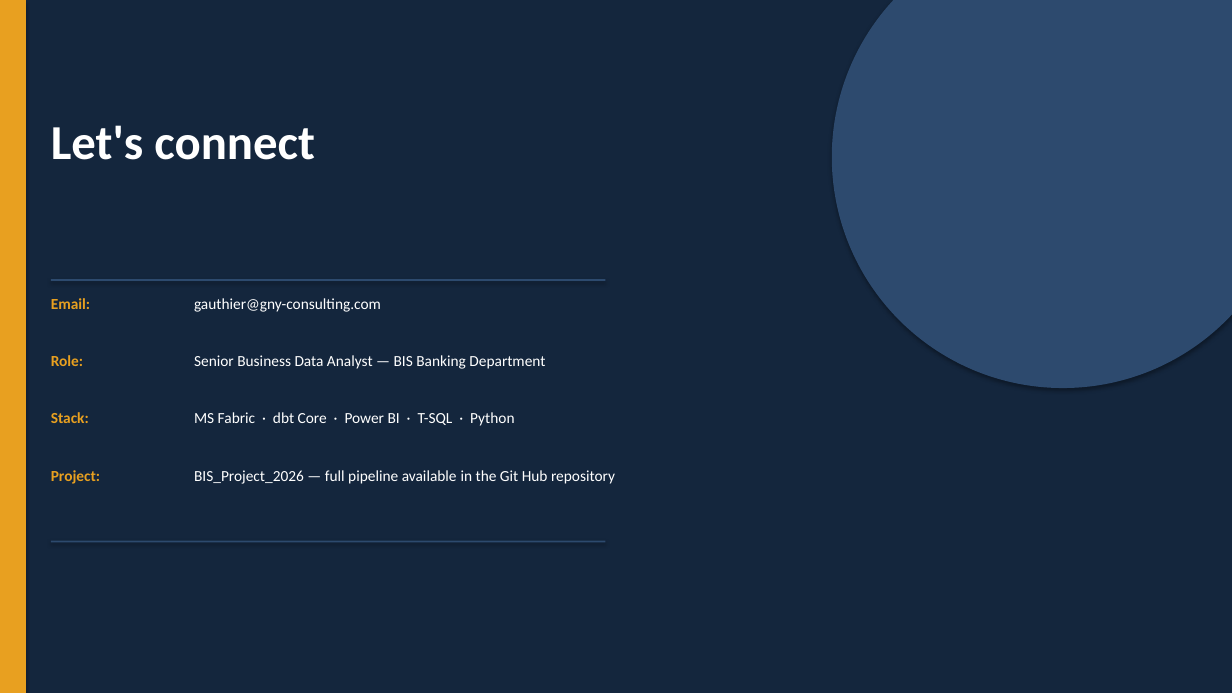
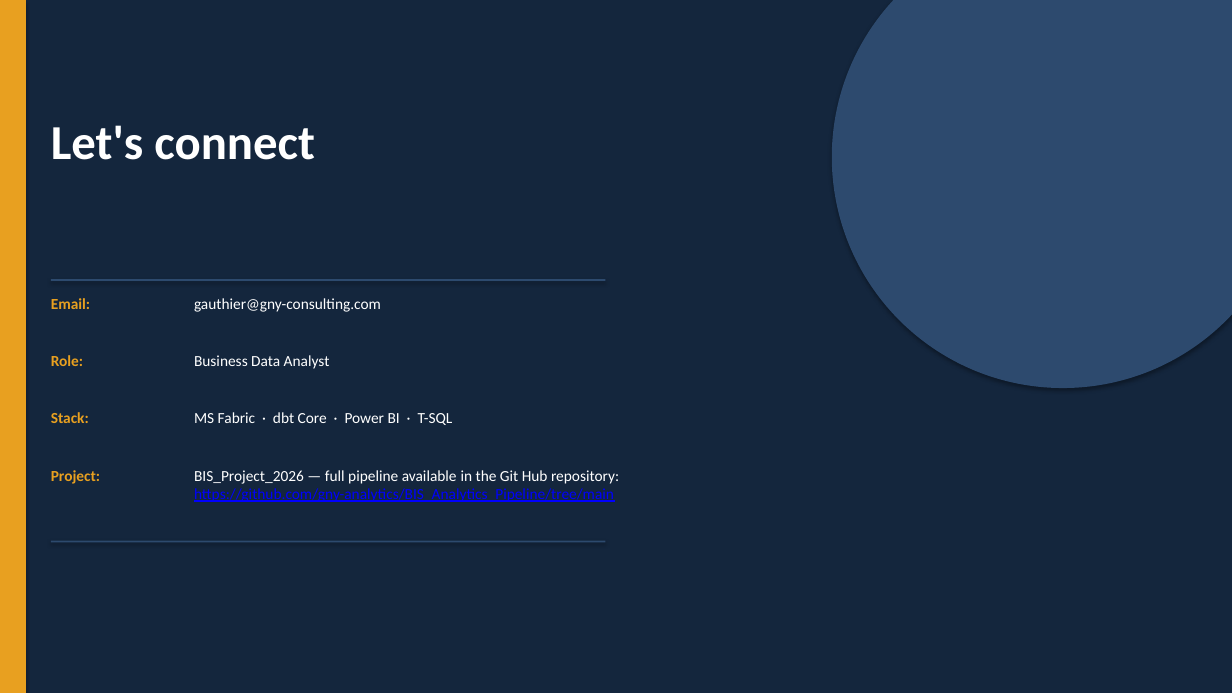
Before and after one commit to gauthiny-glitch/BIS_Analytics_Pipeline, a slide deck: slide 11 of docs/BIS_Portfolio_Deck.pptx. Drawn at 1232x693 pixels with LibreOffice and Linux fonts; fonts in the diff are those of the drawing. Boxes give left, top, right and bottom in pixels: in the first picture for what was removed or moved away, otherwise in the second. Text is boxed around its words. In the diff, an @@ line names an element or a change of style, - is before the commit and + after.

Commit message:
Update last slide

```diff
--- a/docs/BIS_Portfolio_Deck.pptx
+++ b/docs/BIS_Portfolio_Deck.pptx
@@ text at bbox=[194, 355, 330, 369]: text changed @@
-Senior Business Data Analyst — BIS Banking Department
+Business Data Analyst
@@ text at bbox=[194, 412, 453, 425]: text changed @@
-MS Fabric · dbt Core · Power BI · T-SQL · Python
+MS Fabric · dbt Core · Power BI · T-SQL
@@ text at bbox=[194, 470, 619, 502]: text changed; text colour #FFFFFF to #0000FF @@
-BIS_Project_2026 — full pipeline available in the Git Hub repository
+BIS_Project_2026 — full pipeline available in the Git Hub repository:
+https://github.com/gny-analytics/BIS_Analytics_Pipeline/tree/main
```
Also in this commit, not shown: 1 other file.
